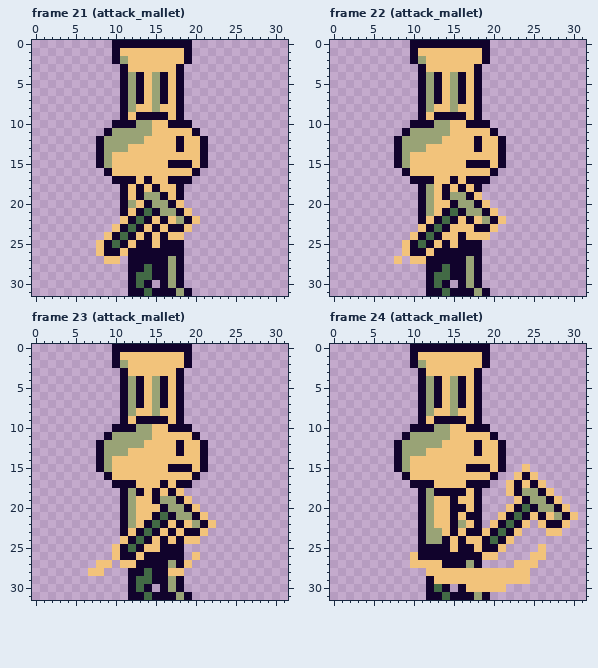
Pixel-art file -- art/characters/lechef.aseprite. The picture above was drawn from the file before the commit.
32x32 pixels, 48 frames. Shown: frame 21 (attack_mallet), frame 22 (attack_mallet), frame 23 (attack_mallet), frame 24 (attack_mallet). The old version is drawn lined up with the new one. The commit also changed other frames, which this record leaves out.
The same view after the edit:
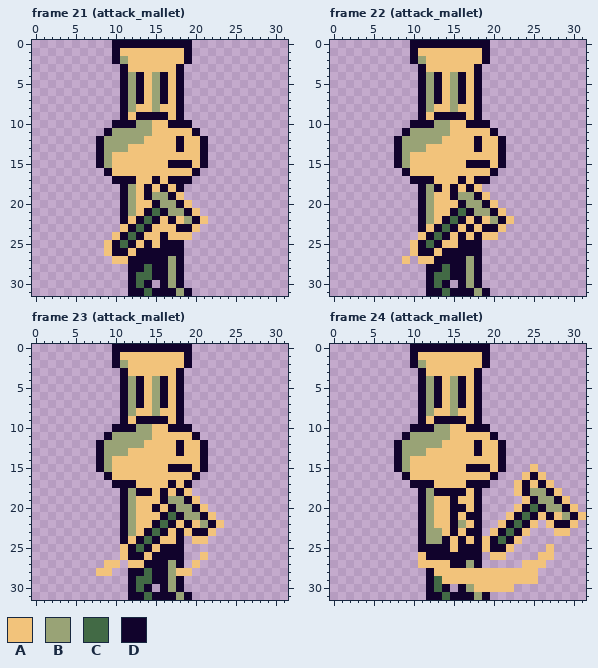
Palette (. is transparent): A #f2c37b  B #99a376  C #426a45  D #11032c
Log entry: Wire up attack animations to player script
The exact change:
whole drawing moved by -1,+0 (the old picture is shown already moved)
Changed rows in their new state; - is an unchanged pixel.
Frame 21 (attack_mallet):
first column x 8:
17 ------AD------
18 ----BADAD-----
19 ----BAD-BDA---
20 ------AD-BDA--
21 ----BADCD-BDA-
22 ---DADCDADABDA
23 --.ADCDA-A-DA-
24 -.ADCDA----A--
25 .ADCDA--------
26 .A-DA---------
27 -.-A----------
Frame 22 (attack_mallet):
first column x 8:
17 -------ADA-----
18 -----DADADA----
19 ------AD-BDA---
20 -------AD-BDA--
21 ------ADCD-BDA-
22 ----BADCDADABDA
23 ---DADCD-DA-DA-
24 --.ADCD---D-A--
25 -.ADCDA--------
26 -.A-DA---------
27 .A.-A----------
Frame 23 (attack_mallet):
first column x 7:
17 ---------ADA-----
18 -------DADADA----
19 --------AD-BDA---
20 --------DAD-BDA--
21 --------ADCD-BDA-
22 -------ADCDADABDA
23 -----BADCDADA-DA-
24 ----DADCDA--.-A--
25 ---.ADCD---------
26 ---.A-DA-----.A--
27 -.-A.-A-----.A---
28 .-A-------B-A----
Frame 24 (attack_mallet):
first column x 10:
15 --------------.A------
16 -------------.ADA-----
17 ------------.ADADA----
18 ------------.AD-BDA---
19 -------------.AD-BDA--
20 ------------.ADCD-BDA-
21 -----------.ADCDADABDA
22 ----------.ADCDA.A-DA-
23 ---------.ADCDA--.-A--
24 --------DADCDA--------
25 --------DA-DA---.A----
26 .A-------.-A---.-A----
27 .---A--------.--A-----
28 --D------------A------
29 ---C-----------A------
30 -------B----A---------
Where, in picture pixels (left, top, right, bottom), the same in both pictures:
changed: (96, 176, 208, 264)
changed: (394, 176, 514, 264)
changed: (88, 480, 224, 576)
changed: (474, 464, 586, 592)
changed: (410, 552, 474, 592)
